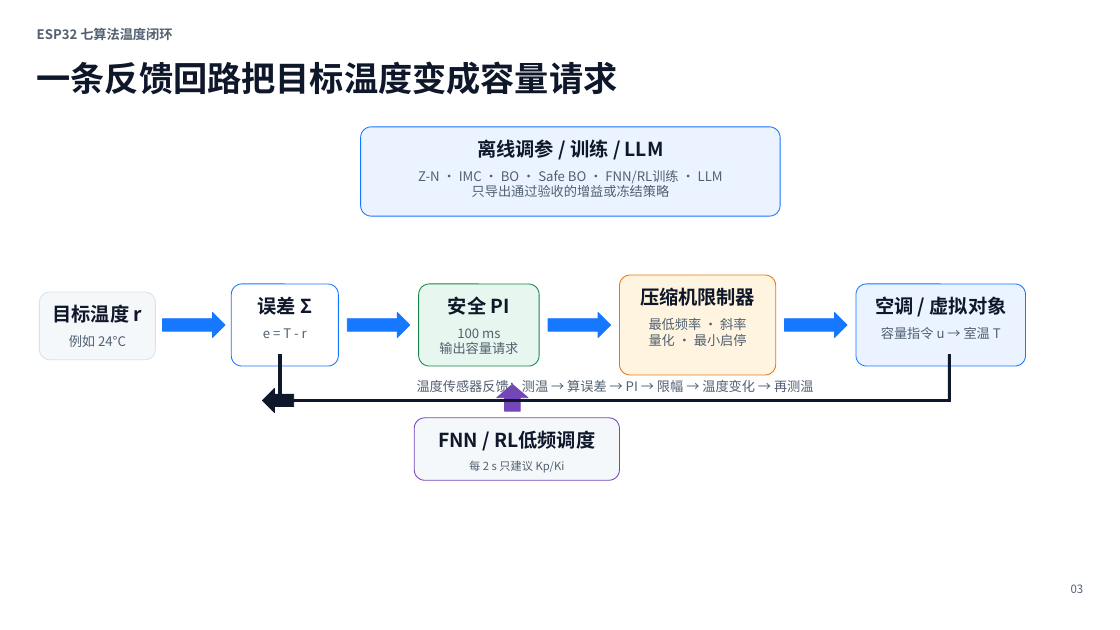
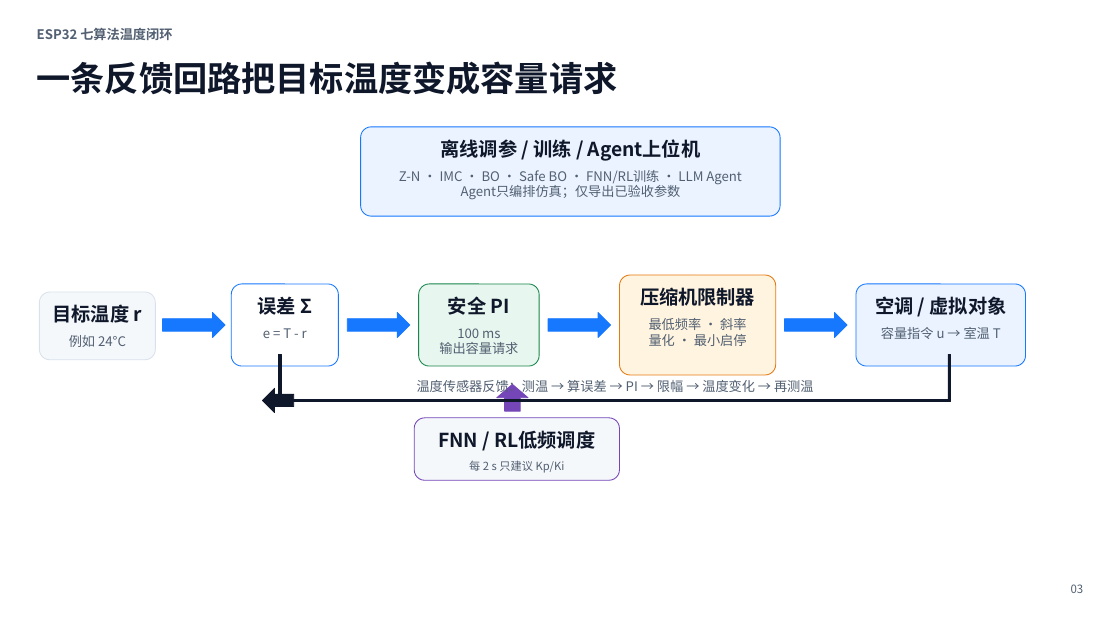
Before and after one commit to HlinForest/hvac-ai-pid-demo, a slide deck: slide 3 of outputs_embedded_demo/ESP32_七算法温度闭环_零基础教学.pptx. Drawn at 1120x630 pixels with LibreOffice and Linux fonts; fonts in the diff are those of the drawing. Boxes give left, top, right and bottom in pixels: in the first picture for what was removed or moved away, otherwise in the second. Text is boxed around its words. In the diff, an @@ line names an element or a change of style, - is before the commit and + after.

Commit message:
feat: add tool-using LLM agent auto-tuner

```diff
--- a/outputs_embedded_demo/ESP32_七算法温度闭环_零基础教学.pptx
+++ b/outputs_embedded_demo/ESP32_七算法温度闭环_零基础教学.pptx
@@ text at (441,139,700,161): text changed @@
-离线调参 / 训练 / LLM
+离线调参 / 训练 / Agent上位机
@@ text at (399,170,742,199): text changed @@
-Z-N · IMC · BO · Safe BO · FNN/RL训练 · LLM
-只导出通过验收的增益或冻结策略
+Z-N · IMC · BO · Safe BO · FNN/RL训练 · LLM Agent
+Agent只编排仿真；仅导出已验收参数
```
Also in this commit, not shown: 19 other slides changed, 24 other files.
